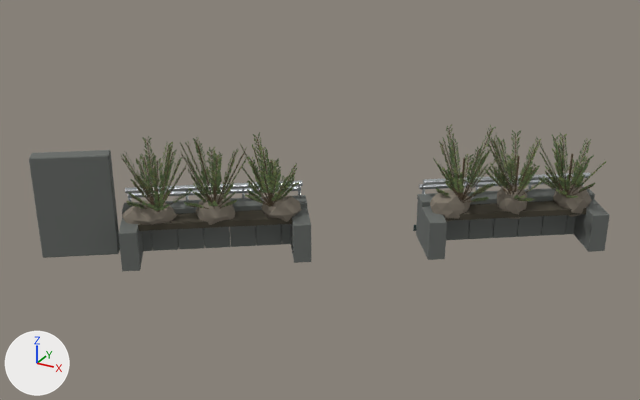
The glTF model assets/street/hachiko-surround/web/hachiko-surround.glb: old version first, new version second.
Rendered twice from a 50 mm camera at (16.85, -59.22, 5.69) aimed at (11.81, -50.06, 1.11). The axes (+X, +Y, +Z) are drawn at lower left. The lights are the same throughout. The first picture is the older version. Where no turn or scale is listed for an object, it has been applied to the vertices. Vertices at exactly the same position are counted once.

Names of what the first picture shows: 'street_surround_branch', 'street_surround_needle', 'street_surround_rock', 'street_surround_silver', 'street_surround_soil', 'street_surround_stone'.
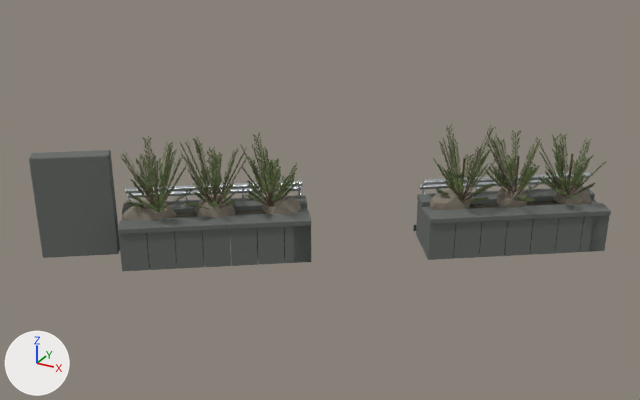
Where the change shows, as pixel boxes (x1, y1, x2, y2) in the pictures (640 x 400 px):
'street_surround_stone', reshaped
    before: (29, 150, 610, 271)
    after: (29, 150, 611, 271)
part 1 of me_cube, added
    after: (136, 233, 150, 270)
part 2 of me_cube, added
    after: (147, 232, 177, 270)
part 3 of me_cube, added
    after: (175, 230, 204, 269)
part 4 of me_cube, added
    after: (202, 229, 231, 267)
part 5 of me_cube, added
    after: (230, 228, 258, 266)
part 6 of me_cube, added
    after: (257, 227, 285, 264)
part 7 of me_cube, added
    after: (284, 225, 311, 263)
part 8 of me_cube, added
    after: (118, 212, 311, 234)
part 9 of me_cube, added
    after: (429, 223, 456, 260)
part 10 of me_cube, added
    after: (453, 221, 482, 259)
part 11 of me_cube, added
    after: (479, 220, 508, 257)
part 12 of me_cube, added
    after: (504, 219, 533, 256)
part 13 of me_cube, added
    after: (530, 218, 559, 255)
part 14 of me_cube, added
    after: (555, 217, 584, 253)
part 15 of me_cube, added
    after: (580, 216, 608, 252)
part 16 of me_cube, added
    after: (426, 202, 611, 224)
'street_surround_soil', unchanged, covered by the edit
    before: (138, 201, 587, 231)
    after: (175, 201, 556, 218)

The change, as a diff of the scene's bpy script:
```diff
--- a/assets/street/hachiko-surround/web/hachiko-surround.glb.py
+++ b/assets/street/hachiko-surround/web/hachiko-surround.glb.py
@@ me_cube @@
-me_cube.from_pydata(...)  # 1176 vertices, 2268 faces; spans x -0.95..5.31, y -0.87..3.57, z -0.32..1.13
+me_cube.from_pydata(...)  # 2072 vertices, 3996 faces; spans x -0.95..5.32, y -0.87..3.57, z -0.32..1.13
+# me_cube part 1: the loose piece of 56 vertices spanning x 0.08..0.47, y 0.01..0.38, z -0.26..0.26 is copied, and the copy is moved by (0.03, -0.63, 0.0); it spans x 0.11..0.5, y -0.62..-0.25, z -0.26..0.26
+# me_cube part 2: the loose piece of 56 vertices spanning x 0.35..0.75, y 0.2..0.57, z -0.26..0.26 is copied, and the copy is moved by (0.03, -0.63, 0.0); it spans x 0.38..0.78, y -0.42..-0.06, z -0.26..0.26
+# me_cube part 3: the loose piece of 56 vertices spanning x 0.63..1.02, y 0.39..0.76, z -0.26..0.26 is copied, and the copy is moved by (0.03, -0.63, 0.0); it spans x 0.66..1.05, y -0.23..0.13, z -0.26..0.26
+# me_cube part 4: the loose piece of 56 vertices spanning x 0.9..1.3, y 0.59..0.95, z -0.26..0.26 is copied, and the copy is moved by (0.03, -0.63, 0.0); it spans x 0.93..1.33, y -0.04..0.33, z -0.26..0.26
+# me_cube part 5: the loose piece of 56 vertices spanning x 1.18..1.57, y 0.78..1.15, z -0.26..0.26 is copied, and the copy is moved by (0.03, -0.63, 0.0); it spans x 1.21..1.6, y 0.15..0.52, z -0.26..0.26
+# me_cube part 6: the loose piece of 56 vertices spanning x 1.45..1.85, y 0.97..1.34, z -0.26..0.26 is copied, and the copy is moved by (0.03, -0.63, 0.0); it spans x 1.48..1.88, y 0.35..0.71, z -0.26..0.26
+# me_cube part 7: the loose piece of 56 vertices spanning x 1.45..1.85, y 0.97..1.34, z -0.26..0.26 is copied, and the copy is moved by (0.3, -0.43, 0.0); it spans x 1.76..2.15, y 0.54..0.9, z -0.26..0.26
+# me_cube part 8: the loose piece of 56 vertices spanning x -0.21..1.86, y -0.2..1.36, z 0.26..0.33 is copied, and the copy is moved by (0.3, -0.43, 0.0); it spans x 0.09..2.17, y -0.64..0.93, z 0.26..0.33
+# me_cube part 9: the loose piece of 56 vertices spanning x 3.23..3.63, y 2.22..2.58, z -0.32..0.2 is copied, and the copy is moved by (0.03, -0.63, 0.0); it spans x 3.26..3.65, y 1.59..1.96, z -0.32..0.2
+# me_cube part 10: the loose piece of 56 vertices spanning x 3.51..3.9, y 2.41..2.78, z -0.32..0.2 is copied, and the copy is moved by (0.03, -0.63, 0.0); it spans x 3.54..3.93, y 1.78..2.15, z -0.32..0.2
+# me_cube part 11: the loose piece of 56 vertices spanning x 3.78..4.18, y 2.6..2.97, z -0.32..0.2 is copied, and the copy is moved by (0.03, -0.63, 0.0); it spans x 3.81..4.2, y 1.98..2.34, z -0.32..0.2
+# me_cube part 12: the loose piece of 56 vertices spanning x 4.06..4.45, y 2.8..3.16, z -0.32..0.2 is copied, and the copy is moved by (0.03, -0.63, 0.0); it spans x 4.09..4.48, y 2.17..2.53, z -0.32..0.2
+# me_cube part 13: the loose piece of 56 vertices spanning x 4.33..4.73, y 2.99..3.35, z -0.32..0.2 is copied, and the copy is moved by (0.03, -0.63, 0.0); it spans x 4.36..4.75, y 2.36..2.73, z -0.32..0.2
+# me_cube part 14: the loose piece of 56 vertices spanning x 4.61..5.0, y 3.18..3.55, z -0.32..0.2 is copied, and the copy is moved by (0.03, -0.63, 0.0); it spans x 4.64..5.03, y 2.55..2.92, z -0.32..0.2
+# me_cube part 15: the loose piece of 56 vertices spanning x 4.61..5.0, y 3.18..3.55, z -0.32..0.2 is copied, and the copy is moved by (0.3, -0.43, 0.0); it spans x 4.91..5.3, y 2.75..3.11, z -0.32..0.2
+# me_cube part 16: the loose piece of 56 vertices spanning x 2.94..5.02, y 2.0..3.57, z 0.2..0.27 is copied, and the copy is moved by (0.3, -0.43, 0.0); it spans x 3.25..5.32, y 1.57..3.13, z 0.2..0.27
 me_cube.materials.append(mat_street_surround_stone)
```
